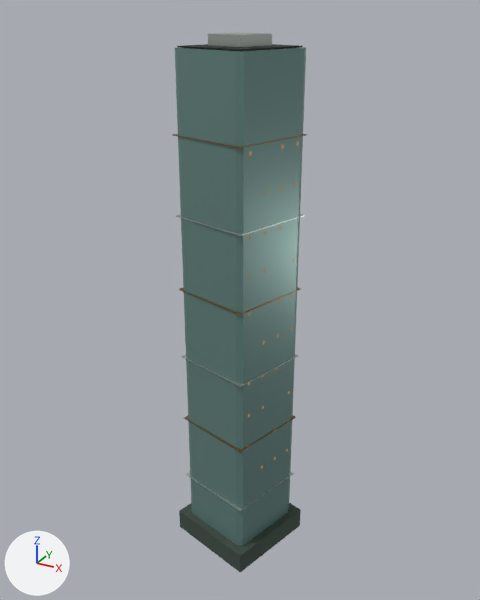
Renders of the Blender file landmarks/assets/andaz.blend from each side of a commit.
One viewpoint serves both versions: a camera (50 mm lens) standing at (140.0, -250.0, 260.0) and looking at (2.0, 2.0, 134.0). Lighting does not change. The marker at lower left points along +X, +Y and +Z. The picture after the commit comes second.

The scene before the commit, as lines of its bpy script (objects in view):
```python
ob_crown_box = bpy.data.objects.new('crown_box', me_crown_box)
ob_crown_box.location = (0.0, 0.0, 0.0)
ob_envelope = bpy.data.objects.new('envelope', me_envelope)
ob_envelope.location = (0.0, 0.0, 0.0)
ob_floor_bands = bpy.data.objects.new('floor_bands', me_floor_bands)
ob_floor_bands.location = (0.0, 0.0, 0.0)
ob_floor_bands_001 = bpy.data.objects.new('floor_bands.001', me_floor_bands_001)
ob_floor_bands_001.location = (0.0, 0.0, 0.0)
ob_night_windows = bpy.data.objects.new('night_windows', me_night_windows)
ob_night_windows.location = (0.0, 0.0, 0.0)
ob_podium = bpy.data.objects.new('podium', me_podium)
ob_podium.location = (0.0, 0.0, 0.0)
```
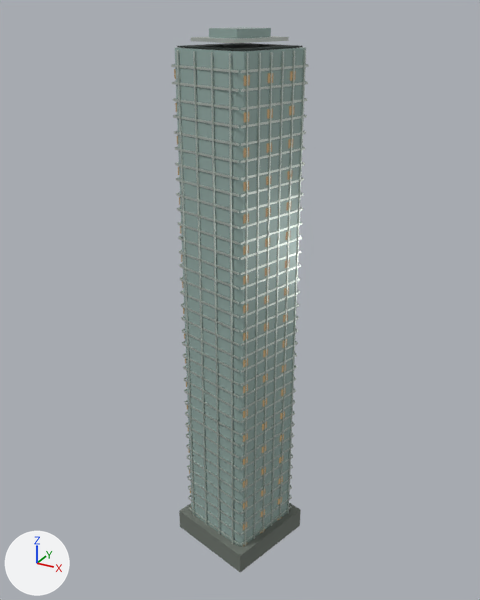
What changed in the scene script:
```text
Change mat_glass_alt:
    mat_glass_alt.base_color: (0.156, 0.279, 0.254) -> (0.342, 0.468, 0.434)  # greyish cyan #6e908a -> grey #9eb6b0
Change mat_stone:
    mat_stone.base_color: (0.0452, 0.0704, 0.0545) -> (0.153, 0.175, 0.15)  # greyish green #3c4b42 -> grey #6d746c
Change me_floor_bands:
    used by ob_floor_bands; location = (0.0, 0.0, 0.0)
    remove me_floor_bands.from_pydata(...)  # 72 vertices, 18 faces; spans x -21.4..27.9, y -25.6..24.0, z 35.0..175.9
    add me_floor_bands.from_pydata(...)  # 3456 vertices, 864 faces; spans x -21.1..27.5, y -25.1..23.5, z 6.2..238.8
    me_floor_bands part 1: the loose piece of 4 vertices spanning x -21.4..17.0, y -25.6..-14.8, z 175.5..175.9 is deleted
    me_floor_bands part 2: the loose piece of 4 vertices spanning x 17.0..27.9, y -25.6..13.1, z 175.5..175.9 is deleted
    me_floor_bands part 3: 52 vertices removed from x -21.4..27.9, y -25.6..24.0, z 35.0..175.9; 3456 vertices added at x -21.1..27.5, y -25.1..23.5, z 6.2..238.8
    other edits to the shape of me_floor_bands do not show in these pictures
Change me_night_windows:
    used by ob_night_windows; location = (0.0, 0.0, 0.0)
    remove me_night_windows.from_pydata(...)  # 240 vertices, 60 faces; spans x -20.0..26.0, y -21.0..19.0, z 52.0..209.0
    add me_night_windows.from_pydata(...)  # 432 vertices, 108 faces; spans x -21.0..25.0, y -24.0..16.0, z 8.0..237.0
    me_night_windows part 4: 25 loose pieces with 100 vertices, spanning x -20.0..26.0, y -21.0..19.0, z 52.0..209.0, are deleted
    me_night_windows part 5: 2 vertices moved within x 21.0, y -11.0, z 88.0..104.0; 12 vertices removed from x -20.0..21.0, y -11.0..-8.0, z 86.0..209.0; 296 vertices added at x -21.0..25.0, y -24.0..16.0, z 8.0..237.0
    other edits to the shape of me_night_windows do not show in these pictures
Add me_fins:
    me_fins.from_pydata(...)  # 480 vertices, 120 faces; spans x -21.0..27.0, y -25.0..23.0, z 0.0..244.0
    me_fins.materials.append(mat_metal)  # light grey #d5ddd6
Add me_crown_box_001:
    me_crown_box_001.from_pydata([(8.2, -12.1, 248.8), (13.3, 6.2, 248.8), (-1.7, 10.4, 248.8), (-6.9, -7.8, 248.8), (-6.9, -7.8, 248.8), (-1.7, 10.4, 248.8), (-1.7, 10.4, 252.4), (-6.9, -7.8, 252.4), (-1.7, 10.4, 248.8), (13.3, 6.2, 248.8), (13.3, 6.2, 252.4), (-1.7, 10.4, 252.4), (13.3, 6.2, 248.8), (8.2, -12.1, 248.8), (8.2, -12.1, 252.4), (13.3, 6.2, 252.4), (8.2, -12.1, 248.8), (-6.9, -7.8, 248.8), (-6.9, -7.8, 252.4), (8.2, -12.1, 252.4), (-6.9, -7.8, 252.4), (-1.7, 10.4, 252.4), (13.3, 6.2, 252.4), (8.2, -12.1, 252.4)], [], [(0, 1, 2, 3), (4, 5, 6, 7), (8, 9, 10, 11), (12, 15, 14, 13), (16, 17, 18, 19), (20, 21, 22, 23)])
    me_crown_box_001.materials.append(mat_glass_alt)  # grey #9eb6b0
Remove ob_floor_bands_001:
    ob_floor_bands_001 = bpy.data.objects.new('floor_bands.001', me_floor_bands_001)
    ob_floor_bands_001.location = (0.0, 0.0, 0.0)
Add ob_fins:
    ob_fins = bpy.data.objects.new('fins', me_fins)
    ob_fins.location = (0.0, 0.0, 0.0)
Add ob_crown_box_001:
    ob_crown_box_001 = bpy.data.objects.new('crown_box.001', me_crown_box_001)
    ob_crown_box_001.location = (0.0, 0.0, 0.0)
```

Changed parts and their boxes [x1, y1, x2, y2] in the pictures (480 x 600 px):
'envelope', recoloured (greyish cyan to grey): [175, 47, 306, 546] in both
'fins', added: after [177, 50, 306, 546]
'floor_bands', reshaped (8% wider, 62% taller): before [176, 214, 304, 511]; after [171, 64, 309, 545]
'podium', recoloured (lighter): [179, 503, 301, 572] in both
'night_windows', reshaped: before [248, 141, 299, 469]; after [174, 69, 296, 546]
'crown_box.001', added: after [209, 27, 271, 38]
'floor_bands.001', deleted: before [173, 134, 307, 452]
part 1 of me_floor_bands, deleted: before [176, 216, 240, 236]
part 2 of me_floor_bands, deleted: before [240, 215, 304, 236]
part 3 of me_floor_bands, built on: before [176, 214, 303, 511]; after [171, 64, 309, 545]
part 4 of me_night_windows, deleted: before [248, 141, 299, 469]
part 5 of me_night_windows, built on: before [262, 269, 266, 409]; after [174, 69, 296, 546]
